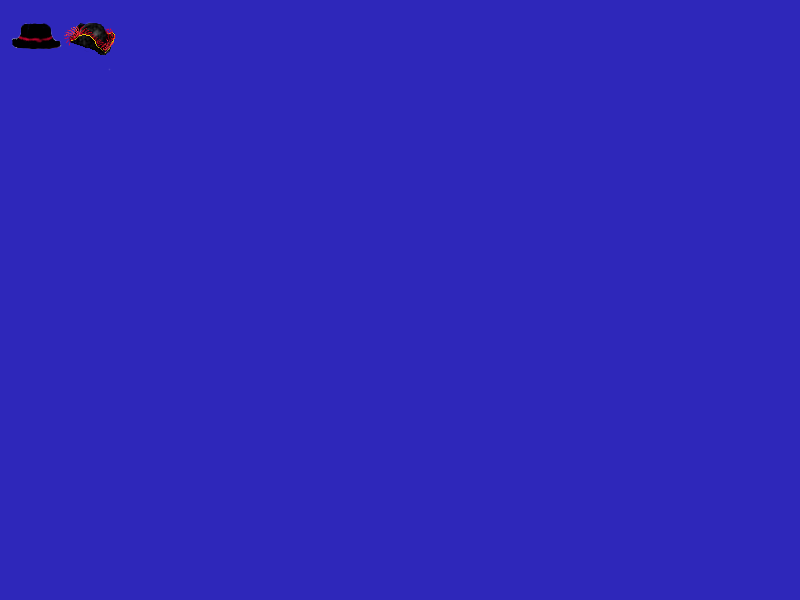
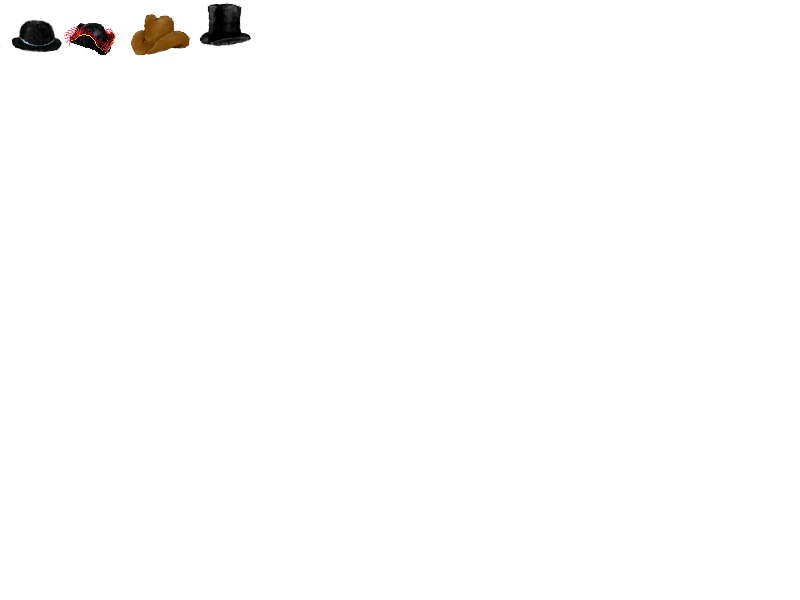
Layer changes from the first 800×600 image to the second:
painted on "Uusi taso#1" over (13, 13, 192, 56)
painted on "Taustaväri" over (0, 2, 252, 53)
hid "Uusi taso" over (0, 0, 800, 600)
